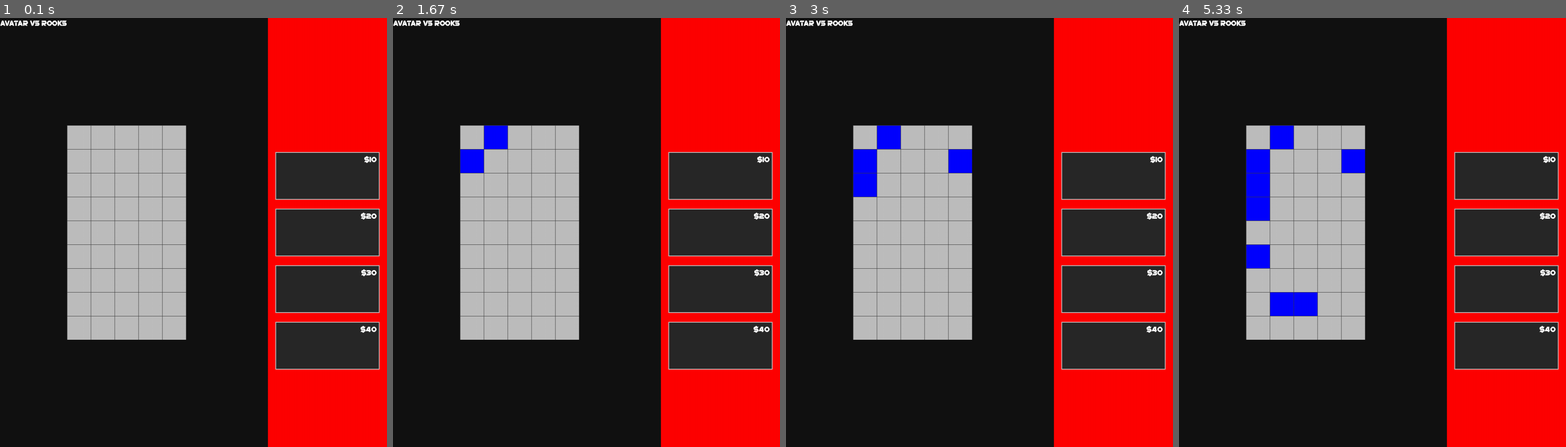
Above: before the commit, frames 1-4 (left to right).
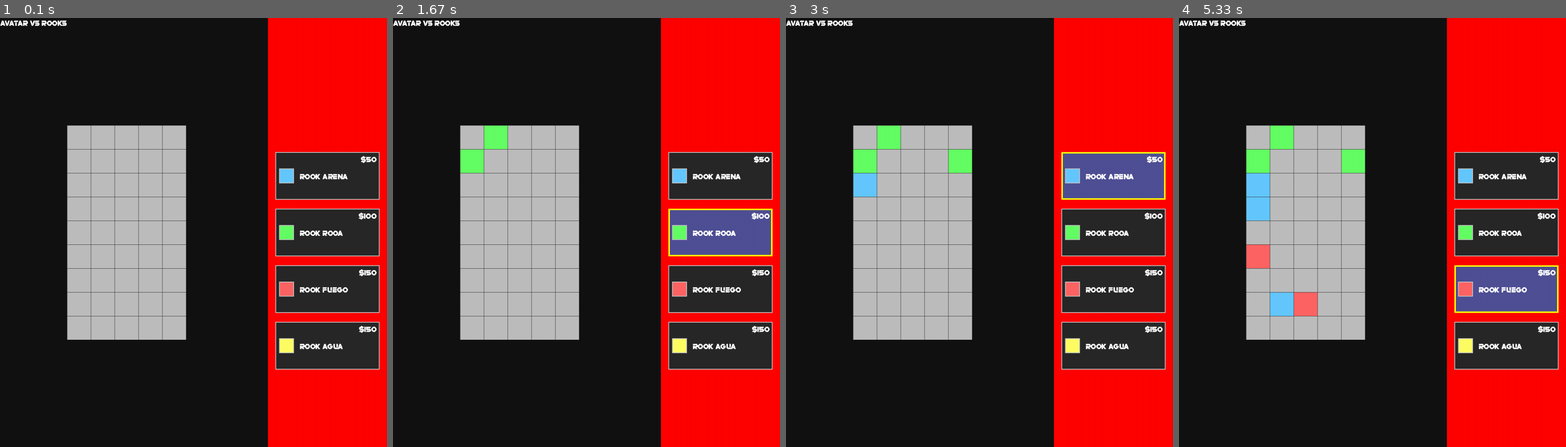
Above: after the commit, the same moments.

Repository: Otagoat14/AvatarVsRooksV2
Game: pygame game, started from Logica_juego.py
Two runs of this game, one before a commit and one after it. Both use one fixed random seed, a clock stepped at 60 frames per second and the inputs below.
Inputs (mouse positions are in pixels of both pictures, inside the frame that each line leads up to):
- Up to frame 1 (0.1 s): no input
- Up to frame 2 (1.67 s): click (710, 219) at 0.38 s; click (466, 168) at 0.72 s; click (729, 382) at 1.05 s; click (493, 146) at 1.38 s
- Up to frame 3 (3 s): click (967, 159) at 1.72 s; click (1080, 193) at 2.05 s; right-click (851, 275) at 2.38 s; click (855, 176) at 2.72 s
- Up to frame 4 (5.33 s): click (1279, 309) at 3.05 s; click (1260, 206) at 3.38 s; click (1476, 279) at 3.72 s; click (1252, 258) at 4.05 s; click (1507, 228) at 4.38 s; click (1484, 266) at 4.72 s; click (1295, 296) at 5.05 s

The runs differ from the first frame. In frame 1, 1.1% of the frame differs, in the area x 72-96%, y 32-79%; in frame 2, 4.5%; in frame 3, 5.2%; in frame 4, 6.6%, in the area x 17-99%, y 25-79%.

Commit message:
[ADD] Logica de prueba para colocar rooks

Diff:
--- a/Logica_juego.py
+++ b/Logica_juego.py
@@ -6,7 +6,7 @@
 COLUMNAS = 5
 TAMAÑO_CELDA = 64
 
-#Practiacamente para sacar el tamanno del mapa en pixeles
+#Practicamente para sacar el tamaño del mapa en pixeles
 ANCHO = COLUMNAS * TAMAÑO_CELDA
 ALTO = FILAS * TAMAÑO_CELDA
 
@@ -19,145 +19,210 @@
 VACIO = 0
 OCUPADA = 1
 
-
-#Matriz con None para que podamos personlizarla
+#ROOKS PARA PRUEBAS
+ROOK_TIPO_1 = 2
+ROOK_TIPO_2 = 3
+ROOK_TIPO_3 = 4
+ROOK_TIPO_4 = 5
+
+#Matriz con None para que podamos personalizarla
 matriz = [[VACIO for c in range(COLUMNAS)] for f in range(FILAS)]
 print(matriz)
 
 #------------------------------
 
-
 pygame.init()
-#lo de la pantalla se puede cambiar para que quede de forma estetica
+#lo de la pantalla se puede cambiar para que quede de forma estética
 pantalla = pygame.display.set_mode(((ANCHO * 2) + 400, ALTO * 2))
 pygame.display.set_caption("Avatar vs Rooks")
 reloj = pygame.time.Clock()
 fuente_texto = pygame.font.Font("Fuentes/super_sliced.otf", 20)
-#Agregar el logo del juego
 
 campo_matriz = pygame.Surface((ANCHO, ALTO))
 campo_matriz.fill("Red")
 
-
 campo_tienda = pygame.Surface((ANCHO, ALTO * 2))
 campo_tienda.fill("Red")
 
-
-
 ANCHO_MAPA_CENTRADO = (pantalla.get_width() - ANCHO) // 2
 ALTO_MAPA_CENTRADO = (pantalla.get_height() - ALTO) // 2
 
-#para hacer que se vea mas estetico se puede hcaer con las imagenes y los surfaces
-
-#asi se annade el texto y luego en el ciclo while true
 titulo_juego = fuente_texto.render("Avatar vs rooks", False, "White")
 
 
+item_seleccionado = None
+
+# Esto ya lo cambiaremos con la logica de los rooks
+rooks_info = [
+    {"precio": 50, "color": (100, 200, 255), "tipo": ROOK_TIPO_1, "nombre": "Rook Arena"},
+    {"precio": 100, "color": (100, 255, 100), "tipo": ROOK_TIPO_2, "nombre": "Rook Roca"},
+    {"precio": 150, "color": (255, 100, 100), "tipo": ROOK_TIPO_3, "nombre": "Rook Fuego"},
+    {"precio": 150, "color": (255, 255, 100), "tipo": ROOK_TIPO_4, "nombre": "Rook Agua"}
+]
+
 #-------FUNCIONES PARA LA LOGICA---------
-def validar_celda(fila, columna):
-    return (0 <= fila < FILAS) and (0 <= columna < COLUMNAS)
-
-def dibujar_matriz (pantalla) :
+def dibujar_matriz(pantalla):
     for f in range(FILAS):
         for c in range(COLUMNAS):
             posicion_x = c * TAMAÑO_CELDA
             posicion_y = f * TAMAÑO_CELDA
 
-            if matriz[f][c] == VACIO :
+
+            valor_celda = matriz[f][c]
+
+            if valor_celda == VACIO:
                 color = CELDA_VACIA
-
-            else :
+            elif valor_celda == OCUPADA:
                 color = CELDA_OCUPADA
-
-            pygame.draw.rect(campo_matriz, color, (posicion_x, posicion_y, TAMAÑO_CELDA, TAMAÑO_CELDA))
+            else:
+
+                for rook in rooks_info:
+                    if rook["tipo"] == valor_celda:
+                        color = rook["color"]
+                        break
+
+            pygame.draw.rect(pantalla, color, (posicion_x, posicion_y, TAMAÑO_CELDA, TAMAÑO_CELDA))
 
     #Lineas verticales
-    for c in range (COLUMNAS + 1) :
+    for c in range(COLUMNAS + 1):
         posicion_x = c * TAMAÑO_CELDA
         pygame.draw.line(campo_matriz, LINEA, (posicion_x, 0), (posicion_x, ALTO), 1)
 
     #Lineas horizontales
-    for f in range(FILAS + 1) :
+    for f in range(FILAS + 1):
         posicion_y = f * TAMAÑO_CELDA
-        pygame.draw.line(campo_matriz, LINEA, (0, posicion_y), (ANCHO, posicion_y), 1 )
+        pygame.draw.line(campo_matriz, LINEA, (0, posicion_y), (ANCHO, posicion_y), 1)
+
 
 def dibujar_tienda():
-
     campo_tienda.fill("Red")
 
     espacio_x = 20
-    incio_y = 360
+    inicio_y = 360
     ancho_cuadro_item = ANCHO - (espacio_x * 2)
     alto_cuadro_item = 128
     espaciado = 24
 
-    #ESTO SE CAMBIARIA Y SE MANEJARIA CON LOS DATOS DE LOS ROOKS
-    precios = [10, 20, 30, 40]
-
-
     for i in range(4):
-        y = incio_y + i * (alto_cuadro_item + espaciado)
+        y = inicio_y + i * (alto_cuadro_item + espaciado)
         rect = pygame.Rect(espacio_x, y, ancho_cuadro_item, alto_cuadro_item)
-        pygame.draw.rect(campo_tienda, (40, 40, 40), rect)
-        pygame.draw.rect(campo_tienda, (200, 200, 200), rect, 2)
-
-        # precio (esquina superior derecha del item)
-        texto_precio = fuente_texto.render(f"${precios[i]}", False, "White")
-
-        #Esto nada mas es para que el precio aparezca arriba a la derecha del cuadrito
+
+
+        # Si este item está seleccionado se dibuja con un color diferente, esto es mas que visual que otra cosa
+        if item_seleccionado == i:
+            pygame.draw.rect(campo_tienda, (80, 80, 150), rect)
+            pygame.draw.rect(campo_tienda, (255, 255, 0), rect, 4)
+        else:
+            pygame.draw.rect(campo_tienda, (40, 40, 40), rect)
+            pygame.draw.rect(campo_tienda, (200, 200, 200), rect, 2)
+
+        #Hacer el cuadrito con el color del rook, en este caso es de prueba
+        tamaño_preview = 40
+        preview_x = espacio_x + 10
+        preview_y = y + (alto_cuadro_item // 2) - (tamaño_preview // 2)
+        pygame.draw.rect(campo_tienda, rooks_info[i]["color"],
+                        (preview_x, preview_y, tamaño_preview, tamaño_preview))
+        pygame.draw.rect(campo_tienda, (200, 200, 200),
+                        (preview_x, preview_y, tamaño_preview, tamaño_preview), 2)
+
+        # Precio en la esquina superior de la derecha
+        texto_precio = fuente_texto.render(f"${rooks_info[i]['precio']}", False, "White")
         px = rect.right - texto_precio.get_width() - 8
         py = rect.top + 6
         campo_tienda.blit(texto_precio, (px, py))
 
-
+        #Nombre del rook
+        texto_nombre = fuente_texto.render(rooks_info[i]['nombre'], False, "White")
+        nombre_x = preview_x + tamaño_preview + 15
+        nombre_y = y + (alto_cuadro_item // 2) - (texto_nombre.get_height() // 2)
+        campo_tienda.blit(texto_nombre, (nombre_x, nombre_y))
+
+
+#Esto fue lo que me quebro la cabeza, lo de detectar el click en la tienda
+def obtener_item_clickeado(mouse_x, mouse_y):
+
+    # primero convertimos las coordenadas del mouse a coordenadas locales de campo_tienda
+    # campo_tienda está dibujado en la posición: (((ANCHO * 2) + 400) - ANCHO, 0)
+    posicion_tienda_x = ((ANCHO * 2) + 400) - ANCHO
+    posicion_tienda_y = 0
+
+    # Coordenadas locales dentro de campo_tienda
+    local_x = mouse_x - posicion_tienda_x
+    local_y = mouse_y - posicion_tienda_y
+
+    # Si el click no está dentro de campo_tienda, retornamos None
+    if local_x < 0 or local_x > ANCHO or local_y < 0 or local_y > ALTO * 2:
+        return None
+
+    # Ahora como sabemos que si esta dentro verificamos en cual de los 4 clickeamos
+    espacio_x = 20
+    inicio_y = 360
+    ancho_cuadro_item = ANCHO - (espacio_x * 2)
+    alto_cuadro_item = 128
+    espaciado = 24
+
+    for i in range(4):
+        y = inicio_y + i * (alto_cuadro_item + espaciado)
+
+        # Verificamos si el click está dentro de este item
+
+        if (espacio_x <= local_x <= espacio_x + ancho_cuadro_item and
+            y <= local_y <= y + alto_cuadro_item):
+            return i  # con esto sabemos el item que se clickeo
+
+    return None  #Y esto es por si no se clickeo ninguno
 
 
 def juego():
-
-#Ciclo para que la ventana se mantenga abierta
+    #Con esto ya sabemos que item fue seleccionado
+    global item_seleccionado
+
     while True:
-
-
-        #Obtiene todos los pisibles eventos
         for event in pygame.event.get():
             if event.type == pygame.QUIT:
                 pygame.quit()
-                #cierra todo literalmente, se lo vuela todo para que no consuma memoria
                 exit()
 
             elif event.type == pygame.MOUSEBUTTONDOWN:
                 mouse_x, mouse_y = pygame.mouse.get_pos()
-                local_x = mouse_x - 180
-                local_y = mouse_y - ALTO_MAPA_CENTRADO
-
-                # Click dentro del rectangulo para la matriz
-                if 0 <= local_x < ANCHO and 0 <= local_y < ALTO:
-                    fila = local_y // TAMAÑO_CELDA
-                    columna = local_x // TAMAÑO_CELDA
-
-                    if validar_celda(fila, columna):
-                        #Click izquierdo
-                        if event.button == 1:
+
+                # verificar que se clickee en la tienda
+                item_clickeado = obtener_item_clickeado(mouse_x, mouse_y)
+                if item_clickeado is not None:
+                    item_seleccionado = item_clickeado
+
+                #verificar si se clickea en la matriz
+                local_x_campo_matriz = mouse_x - 180
+                local_y_campo_matriz = mouse_y - ALTO_MAPA_CENTRADO
+
+                # click dentro del rectángulo para la matriz
+                if 0 <= local_x_campo_matriz < ANCHO and 0 <= local_y_campo_matriz < ALTO:
+                    fila = local_y_campo_matriz // TAMAÑO_CELDA
+                    columna = local_x_campo_matriz // TAMAÑO_CELDA
+
+
+                    if event.button == 1:
+
+                        if item_seleccionado is not None:
+                            matriz[fila][columna] = rooks_info[item_seleccionado]["tipo"]
+                        else:
                             matriz[fila][columna] = OCUPADA
-                        #Click derecho
-                        elif event.button == 3:
-                            matriz[fila][columna] = VACIO
-
-    #TODO el tema del dibujado de la matriz lo veremos luego porque en todo caso iria con imagenes
-    #Por el momento es para probar ya luego veremnos si lo utilizamos para otra cosa
+
+                    elif event.button == 3:
+                        matriz[fila][columna] = VACIO
+
 
         pantalla.fill((18, 18, 18))
 
         dibujar_matriz(campo_matriz)
-        pantalla.blit(campo_matriz, (180 , ALTO_MAPA_CENTRADO))
+        pantalla.blit(campo_matriz, (180, ALTO_MAPA_CENTRADO))
 
         dibujar_tienda()
-        pantalla.blit(campo_tienda, (((ANCHO * 2) + 400) - ANCHO , 0))
-
-        pantalla.blit(titulo_juego, (0, 0) )
+        pantalla.blit(campo_tienda, (((ANCHO * 2) + 400) - ANCHO, 0))
+
+        pantalla.blit(titulo_juego, (0, 0))
 
         pygame.display.update()
-        #Frames por segundo
         reloj.tick(60)
 
 
